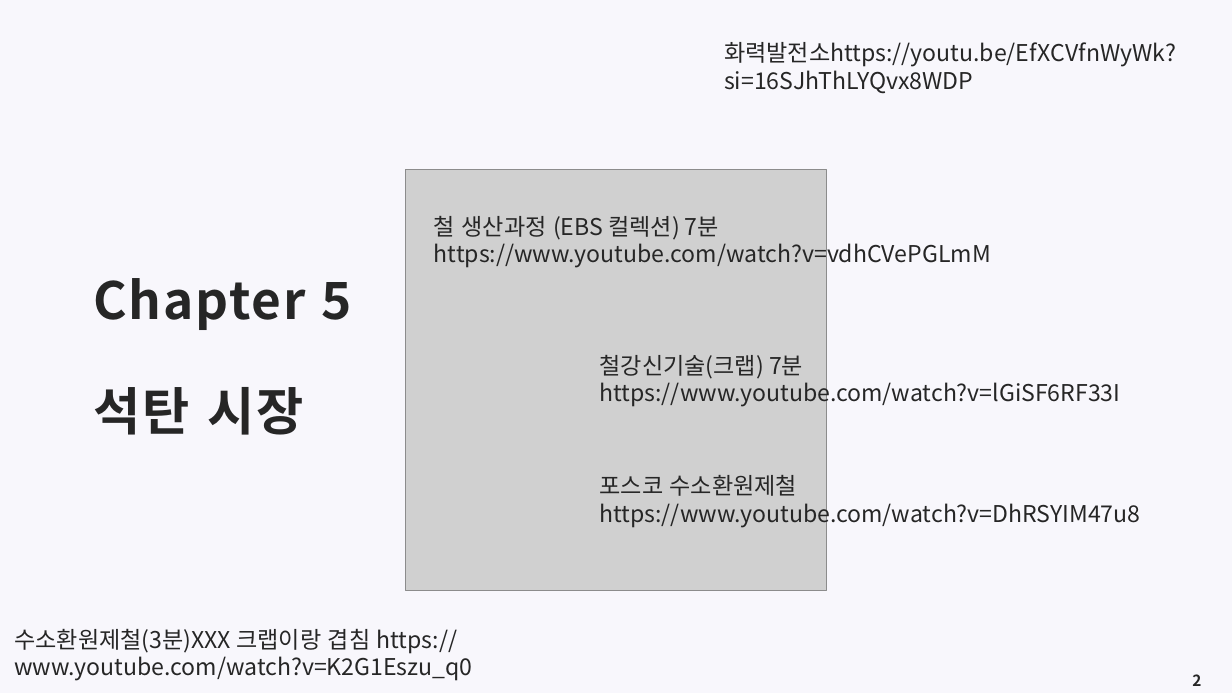
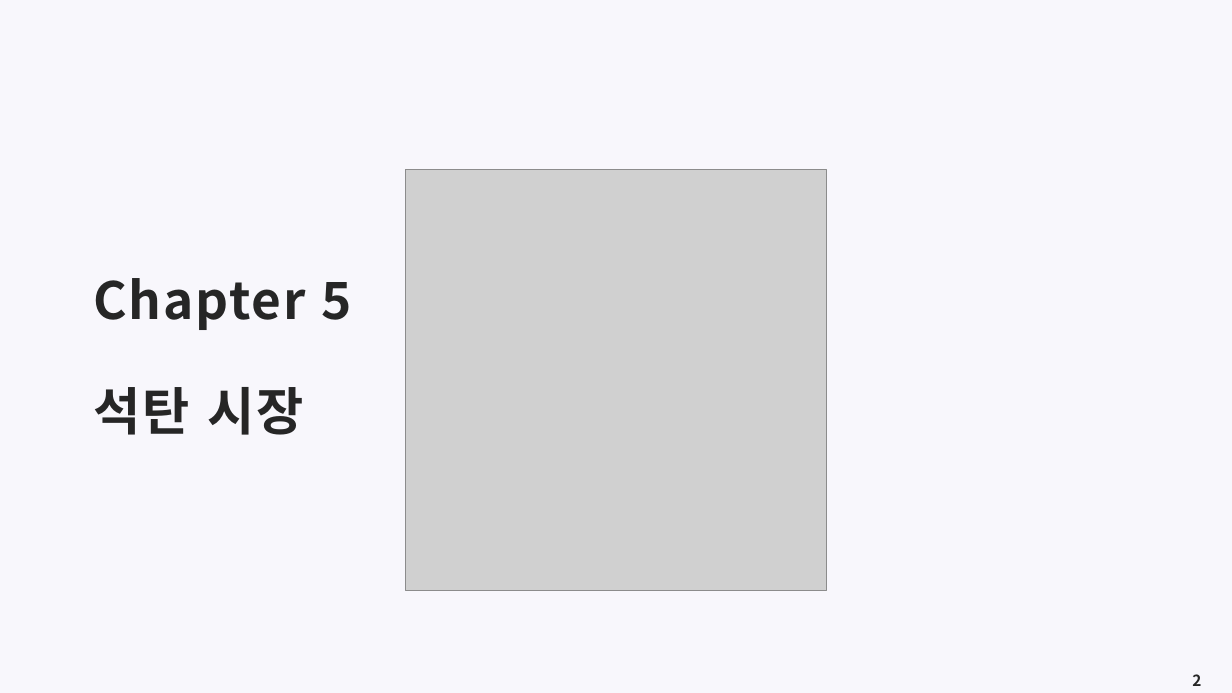
Before and after one commit to meandthey/Teaching, a slide deck: slide 2 of 에너지경제학/자원에너지경제학_Chapter_5 (석탄).pptx. Drawn at 1232x693 pixels with LibreOffice and Linux fonts; fonts in the diff are those of the drawing; grey boxes stand for pictures. Boxes give left, top, right and bottom in pixels: in the first picture for what was removed or moved away, otherwise in the second. Text is boxed around its words. In the diff, an @@ line names an element or a change of style, - is before the commit and + after.

```diff
--- a/에너지경제학/자원에너지경제학_Chapter_5 (석탄).pptx
+++ b/에너지경제학/자원에너지경제학_Chapter_5 (석탄).pptx
@@ text removed at [724,42,1176,94] @@
-화력발전소https://youtu.be/EfXCVfnWyWk?si=16SJhThLYQvx8WDP
@@ text removed at [434,216,991,268] @@
-철 생산과정 (EBS 컬렉션) 7분
-https://www.youtube.com/watch?v=vdhCVePGLmM
@@ text removed at [600,355,1121,407] @@
-철강신기술(크랩) 7분
-https://www.youtube.com/watch?v=lGiSF6RF33I
@@ text removed at [600,475,1141,528] @@
-포스코 수소환원제철
-https://www.youtube.com/watch?v=DhRSYIM47u8
@@ text removed at [14,629,472,681] @@
-수소환원제철(3분)XXX 크랩이랑 겹침 https://www.youtube.com/watch?v=K2G1Eszu_q0
```
Also in this commit, not shown: 4 other slides changed, 3 slides added, 1 slide removed, 4 other files.
